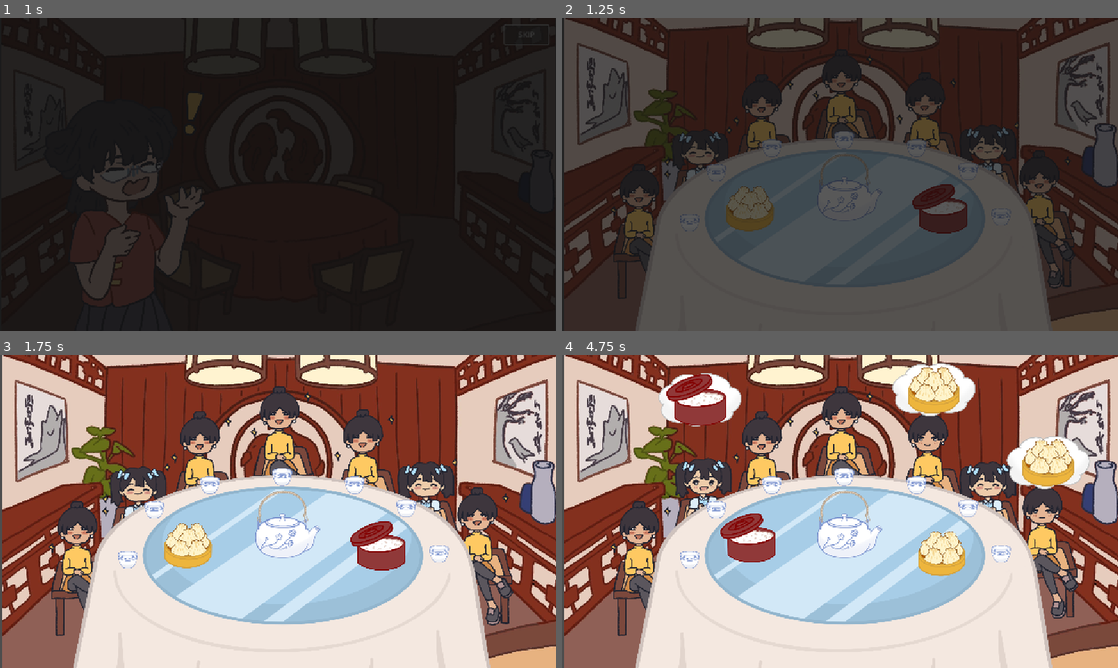
Above: before the commit, frames 1-4 (two rows, left to right).
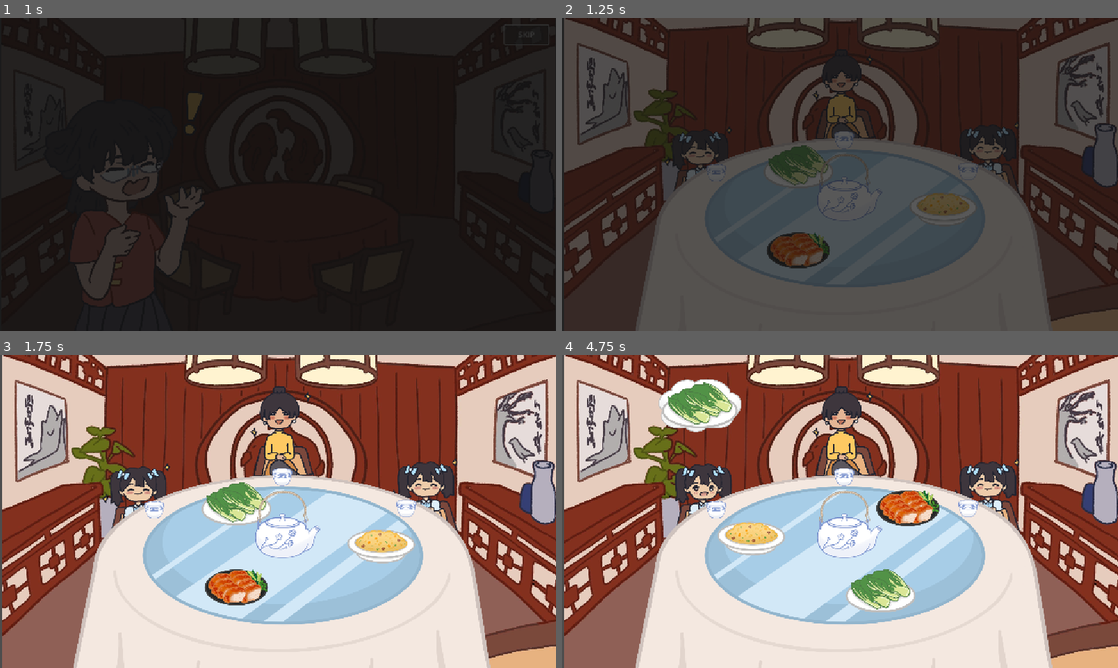
Above: after the commit, the same moments.

Repository: game-dev-besties/lupe_game
Game: Godot game, scene res://scenes/cutscene.tscn
Two runs of this game, one before a commit and one after it. Both use one fixed random seed, a clock stepped at 60 frames per second and the inputs below.
Inputs (mouse positions are in pixels of both pictures, inside the frame that each line leads up to):
- Up to frame 1 (1 s): click "SKIP" at 0.5 s
- Up to frame 2 (1.25 s): no input
- Up to frame 3 (1.75 s): tap Enter (ui_accept) at 1.25 s; drag from (283, 533) to (155, 505) at 1.27 s
- Up to frame 4 (4.75 s): tap Enter (ui_accept) at 2, 2.75, 4.52 s; drag from (940, 545) to (751, 545) at 2.02 s; hold Right (ui_right) 2.78-3.5 s; click (751, 545) at 2.92 s; drag from (812, 574) to (717, 505) at 3.52 s; move the mouse to (1006, 558) at 4.27 s; hold Left (ui_left) from 4.28 s (still down)

Frame 1 is identical in both runs. In frame 2, 7.7% of the frame differs, in the area x 8-93%, y 17-90%; in frame 3, 12%; in frame 4, 19%, in the area x 8-95%, y 2-90%.

Commit message:
feat: add more levels

Diff:
--- a/scripts/1LevelManager.gd
+++ b/scripts/1LevelManager.gd
@@ -7,17 +7,14 @@
 	# --- LEVEL 1 ---
 	{
 		"dishes": [
-			{"texture": preload("res://assets/food/rice.png"), "scale": 0.3, "item_name": "rice", "quantity": 2},
-			{"texture": preload("res://assets/food/dumpling.png"), "scale": 0.3, "item_name": "dumpling", "quantity": 2},
+			{"texture": preload("res://assets/food/friedrice.png"), "scale": 0.3, "item_name": "friedrice", "quantity": 2},
+			{"texture": preload("res://assets/food/duck.png"), "scale": 0.3, "item_name": "duck", "quantity": 2},
+			{"texture": preload("res://assets/food/bokchoy.png"), "scale": 0.3, "item_name": "bokchoy", "quantity": 2}
 		],
 		"npcs": [
 			{"name": "girl1", "desire": "rice", "timer": 1, "sound": preload("res://assets/sfx/girlhum.mp3")},
 			{"name": "girl3", "desire": "rice", "timer": 1.5, "sound": preload("res://assets/sfx/girlhum.mp3")},
 			{"name": "girl1", "desire": "rice", "timer": 1, "sound": preload("res://assets/sfx/girlhum.mp3")},
-			{"name": "girl3", "desire": "rice", "timer": 1.5, "sound": preload("res://assets/sfx/girlhum.mp3")},
-			{"name": "girl3", "desire": "rice", "timer": 1.5, "sound": preload("res://assets/sfx/malegrunt.mp3")},
-			{"name": "girl3", "desire": "rice", "timer": 1.5, "sound": preload("res://assets/sfx/malegrunt.mp3")},
-			{"name": "girl3", "desire": "rice", "timer": 1.5, "sound": preload("res://assets/sfx/malegrunt.mp3")},
 		],
 		"hunger_timer": 10.0,
 		"cutscene_path": "res://scenes/cutscene.tscn",
@@ -36,6 +33,48 @@
 			{"name": "girl1", "desire": "rice", "timer": 5, "sound": preload("res://assets/sfx/girlhum.mp3")},
 			{"name": "girl3", "desire": "rice", "timer": 1.5, "sound": preload("res://assets/sfx/malegrunt.mp3")},
 			{"name": "girl1", "desire": "rice", "timer": 5, "sound": preload("res://assets/sfx/malegrunt.mp3")},
+			{"name": "girl3", "desire": "rice", "timer": 1.5, "sound": preload("res://assets/sfx/malegrunt.mp3")},
+			{"name": "girl3", "desire": "rice", "timer": 1.5, "sound": preload("res://assets/sfx/malegrunt.mp3")},
+		],
+		"hunger_timer": 30.0,
+		"cutscene_path": "res://scenes/cutscene.tscn",
+	},
+	# --- LEVEL 3 ---
+	{
+		"dishes": [
+			{"texture": preload("res://assets/food/rice.png"), "scale": 0.3, "item_name": "rice", "quantity": 3},
+			{"texture": preload("res://assets/food/dumpling.png"), "scale": 0.3, "item_name": "dumpling", "quantity": 3},
+			{"texture": preload("res://assets/food/eggroll.png"), "scale": 0.25, "item_name": "eggroll", "quantity": 3},
+			{"texture": preload("res://assets/food/frieddumpling.png"), "scale": 0.3, "item_name": "frieddumpling", "quantity": 3},
+			{"texture": preload("res://assets/food/duck.png"), "scale": 0.3, "item_name": "duck", "quantity": 3},
+			{"texture": preload("res://assets/food/noodle.png"), "scale": 0.3, "item_name": "noodle", "quantity": 3},
+		],
+		"npcs": [
+			{"name": "girl1", "desire": "rice", "timer": 5, "sound": preload("res://assets/sfx/girlhum.mp3")},
+			{"name": "girl3", "desire": "rice", "timer": 1.5, "sound": preload("res://assets/sfx/malegrunt.mp3")},
+			{"name": "girl1", "desire": "rice", "timer": 5, "sound": preload("res://assets/sfx/malegrunt.mp3")},
+			{"name": "girl3", "desire": "rice", "timer": 1.5, "sound": preload("res://assets/sfx/malegrunt.mp3")},
+			{"name": "girl3", "desire": "rice", "timer": 1.5, "sound": preload("res://assets/sfx/malegrunt.mp3")},
+			{"name": "girl3", "desire": "rice", "timer": 1.5, "sound": preload("res://assets/sfx/malegrunt.mp3")},
+		],
+		"hunger_timer": 30.0,
+		"cutscene_path": "res://scenes/cutscene.tscn",
+	},
+	# --- LEVEL 4 ---
+	{
+		"dishes": [
+			{"texture": preload("res://assets/food/rice.png"), "scale": 0.3, "item_name": "rice", "quantity": 3},
+			{"texture": preload("res://assets/food/dumpling.png"), "scale": 0.3, "item_name": "dumpling", "quantity": 3},
+			{"texture": preload("res://assets/food/eggroll.png"), "scale": 0.25, "item_name": "eggroll", "quantity": 3},
+			{"texture": preload("res://assets/food/frieddumpling.png"), "scale": 0.3, "item_name": "frieddumpling", "quantity": 3},
+			{"texture": preload("res://assets/food/duck.png"), "scale": 0.3, "item_name": "duck", "quantity": 3},
+			{"texture": preload("res://assets/food/noodle.png"), "scale": 0.3, "item_name": "noodle", "quantity": 3},
+		],
+		"npcs": [
+			{"name": "girl1", "desire": "rice", "timer": 5, "sound": preload("res://assets/sfx/girlhum.mp3")},
+			{"name": "girl3", "desire": "rice", "timer": 1.5, "sound": preload("res://assets/sfx/malegrunt.mp3")},
+			{"name": "girl1", "desire": "rice", "timer": 5, "sound": preload("res://assets/sfx/malegrunt.mp3")},
+			{"name": "girl3", "desire": "rice", "timer": 1.5, "sound": preload("res://assets/sfx/malegrunt.mp3")},
 			{"name": "girl3", "desire": "rice", "timer": 1.5, "sound": preload("res://assets/sfx/malegrunt.mp3")},
 			{"name": "girl3", "desire": "rice", "timer": 1.5, "sound": preload("res://assets/sfx/malegrunt.mp3")},
 		],
Binary file changed: assets/empty.png
